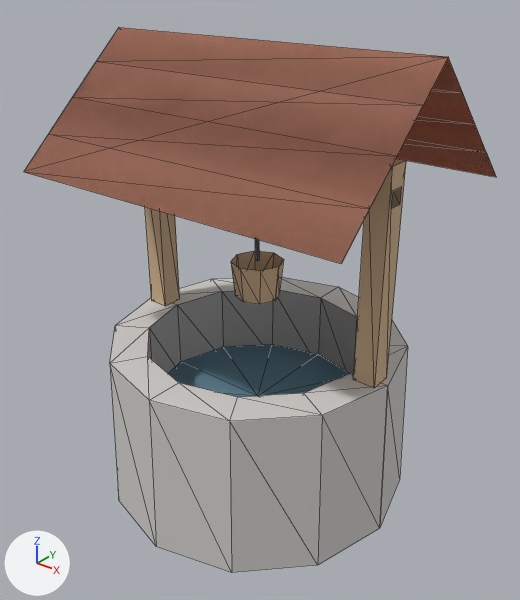
The glTF model assets/models/well.glb: old version first, new version second.
Before and after are seen from a camera (50 mm lens) standing at (2.21, -2.74, 2.82) and looking at (0.04, -0.02, 1.14). Lighting does not change. The marker at lower left points along +X, +Y and +Z. The first picture is the older version. Mesh edges are drawn as thin lines. Vertices at exactly the same position are counted once.

In view in the first picture: 'well'.
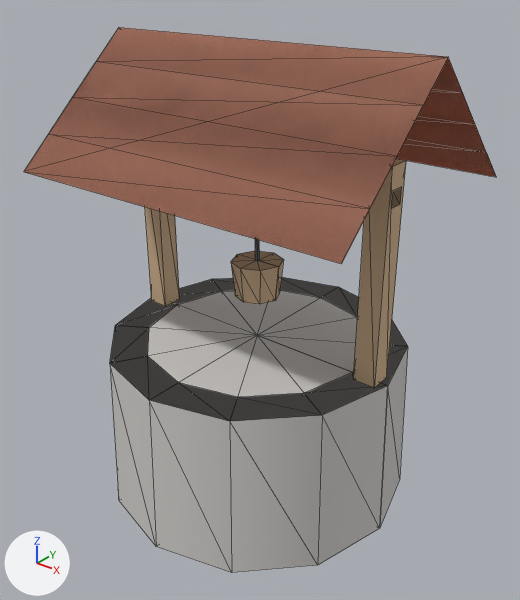
What differs and where, as boxes [x1, y1, x2, y2] in the pictures (520 x 600 px):
part 1 of me_well, added
    after: [110, 251, 407, 421]

Diff of the bpy script that builds the scene:
```diff
--- a/assets/models/well.glb.py
+++ b/assets/models/well.glb.py
@@ me_well @@
 # used by ob_well; location = (0.0, 0.0, 0.0)
-me_well.from_pydata(...)  # 135 vertices, 176 faces; spans x -0.95..0.95, y -0.85..0.85, z 0.0..2.45
+me_well.from_pydata(...)  # 138 vertices, 208 faces; spans x -0.95..0.95, y -0.85..0.85, z 0.0..2.45
+# me_well part 1
+# 3 vertices are added at (0.0, 0.0, 0.9), (0.0, 0.0, 0.0), (0.0, 0.0, 1.35)
+# 32 new faces join them
 me_well.materials.append(mat_well)
```
